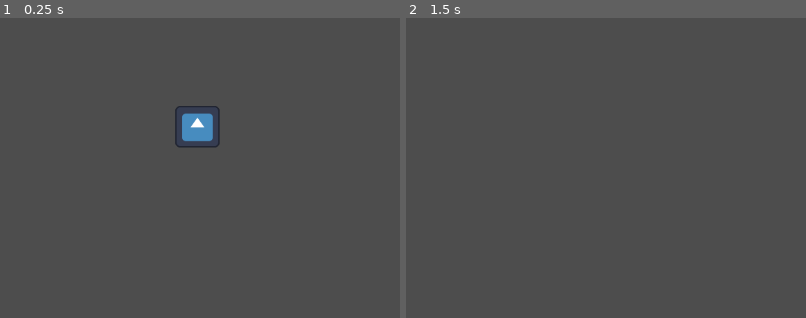
Above: before the commit, frames 1-2 (left to right).
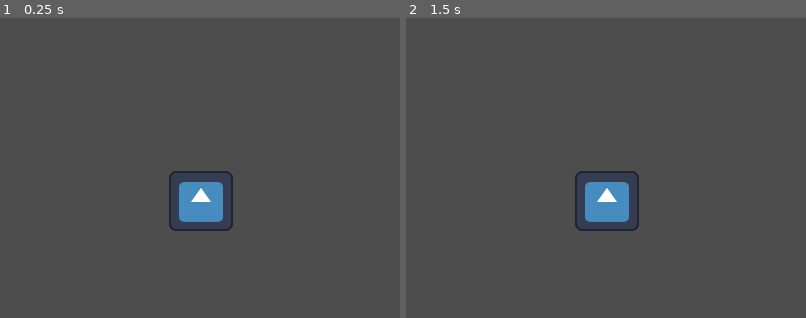
Above: after the commit, the same moments.

Repository: beki-github/speed-click
Game: Godot game, scene res://scenes/game.tscn
The game is run twice, just before and just after one commit, with the same random seed, the same clock (stepped at 60 frames per second) and the same inputs. The engine's default icon, where the game draws it, is replaced by a stand-in: a white triangle on a blue panel in a dark square.
Inputs (mouse positions are % of the whole screen's width and height, from its top left):
- Up to frame 1 (0.25 s): no input
- Up to frame 2 (1.5 s): tap Enter at 0.5 s; move the mouse to (51, 37) at 0.52 s; click (51, 37) at 0.67 s; tap Space at 1.25 s; move the mouse to (30, 41) at 1.27 s; click (30, 41) at 1.42 s
The pictures show only the part of the screen within x 26-76%, y 19-69%; the shares and areas given below are measured in that part.
In our replay, the window is 799x449 before the commit and 800x600 after it. These sizes can differ from the game's own. Grey fills any space a smaller window leaves; there, only what the larger window draws over its background counts as a difference.

The runs differ from the first frame. In frame 1, 2.8% of the frame differs, in the area x 42-59%, y 29-71%; in frame 2, 1.8%.

Commit message:
on process of building a generator

Diff:
--- a/project.godot
+++ b/project.godot
@@ -19,6 +19,12 @@
 
 Game="*uid://bqxpc045y286c"
 
+[display]
+
+window/size/viewport_width=800
+window/size/viewport_height=600
+window/stretch/mode="viewport"
+
 [physics]
 
 3d/physics_engine="Jolt Physics"
--- a/scripts/circle.gd
+++ b/scripts/circle.gd
@@ -11,4 +11,5 @@
 		print("circle listen to your event")
 		x+=1
 		print(x)
+		cleared.emit()
 		queue_free()
--- a/scripts/game.gd
+++ b/scripts/game.gd
@@ -1,14 +1,17 @@
 extends Node2D
 
-var circle_node=preload("res://scenes/circle.tscn")
-# Called when the node enters the scene tree for the first time.
+var circle_node = preload("res://scenes/circle.tscn")
+
 func _ready() -> void:
-	var new_circle=circle_node.instantiate()
+	spawn_circle()
+
+func spawn_circle():
+	var new_circle = circle_node.instantiate()
+	new_circle.cleared.connect(_on_circle_cleared)
 	add_child(new_circle)
 
+func _on_circle_cleared():
+	spawn_circle()
 
-
-
-# Called every frame. 'delta' is the elapsed time since the previous frame.
-func _process(delta: float) -> void:
+func _process(_delta: float) -> void:
 	pass
